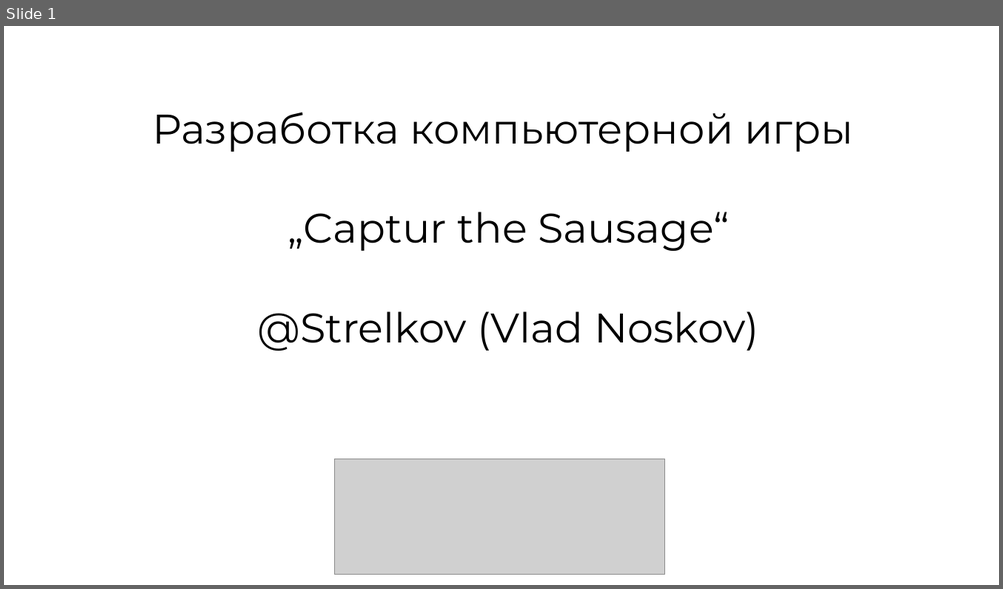
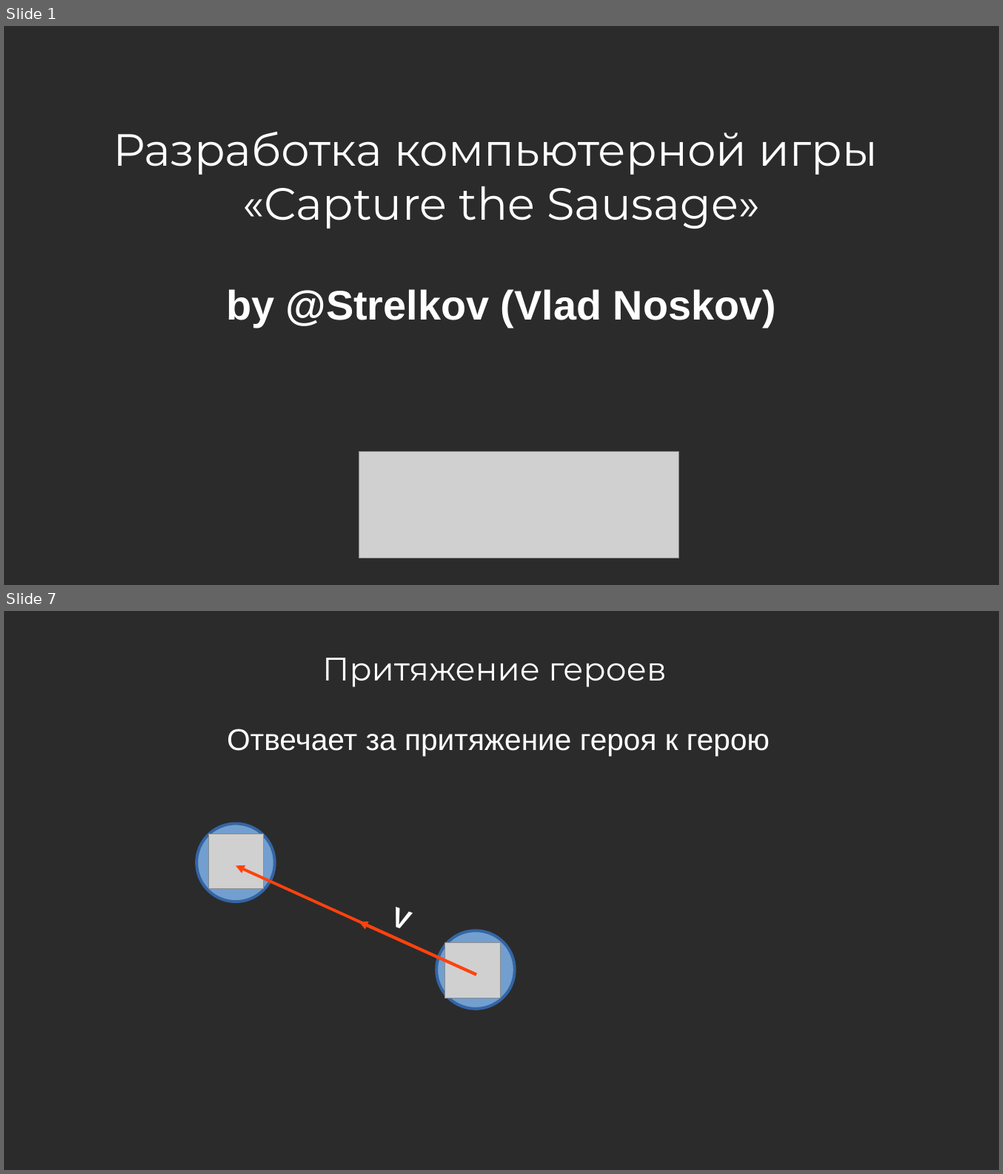
Before and after one commit to VladStrelcov/Game, a slide deck: доклад/доклад .odp. Shown one above the other, each under a label of ours: slide 1 before the commit, slides 1 and 7 after it; the slides between them are not shown. The pictures are 1003x589 and 1003x1174 pixels, drawn with LibreOffice and Linux fonts; fonts in the diff are those of the drawing; grey boxes stand for pictures; background and template pictures are left out; a plain dark background stands for a picture behind light text. Boxes give left, top, right and bottom in pixels: in the first picture for what was removed or moved away, otherwise in the second. Text is boxed around its words. In the diff, an @@ line names an element or a change of style, - is before the commit and + after.

```diff
--- a/доклад/доклад .odp
+++ b/доклад/доклад .odp
@@ slide 7 added at [4,611,999,1170], background picture (left out) @@
@@ text added at [322,658,666,687], 26 pt, text #FFFFFF @@
+Притяжение героев
@@ text added at [227,729,769,756], 24 pt, text #FFFFFF @@
+Отвечает за притяжение героя к герою
@@ ellipse added at [196,824,275,903], fill #729FCF, outline #3465A4 2.3 pt @@
@@ picture added at [209,834,264,889] @@
@@ arrow added from (476, 974) to (236, 866), #FF420E 2.3 pt @@
@@ text added at [389,907,406,928], 22 pt, text #FFFFFF, bold @@
+V
@@ arrow added from (476, 974) to (358, 923), #FF420E 2.3 pt @@
@@ ellipse added at [436,931,515,1010], fill #729FCF, outline #3465A4 2.3 pt @@
@@ picture added at [445,943,501,999] @@
@@ slide 1 changed as well @@
@@ background #FFFFFF to picture (left out) @@
@@ title at [113,132,877,327]: text changed; size 33 to 36 pt; text colour #000000 to #FFFFFF @@
-Разработка компьютерной игры
-„Captur the Sausage“
-@Strelkov (Vlad Noskov)
+Разработка компьютерной игры
+«Capture the Sausage»
+by @Strelkov (Vlad Noskov)
@@ picture: place and size @@
-picture at [334,459,665,575]
+picture at [360,452,679,559]
```
Also in this commit, not shown: 7 other slides added, 4 other files.
